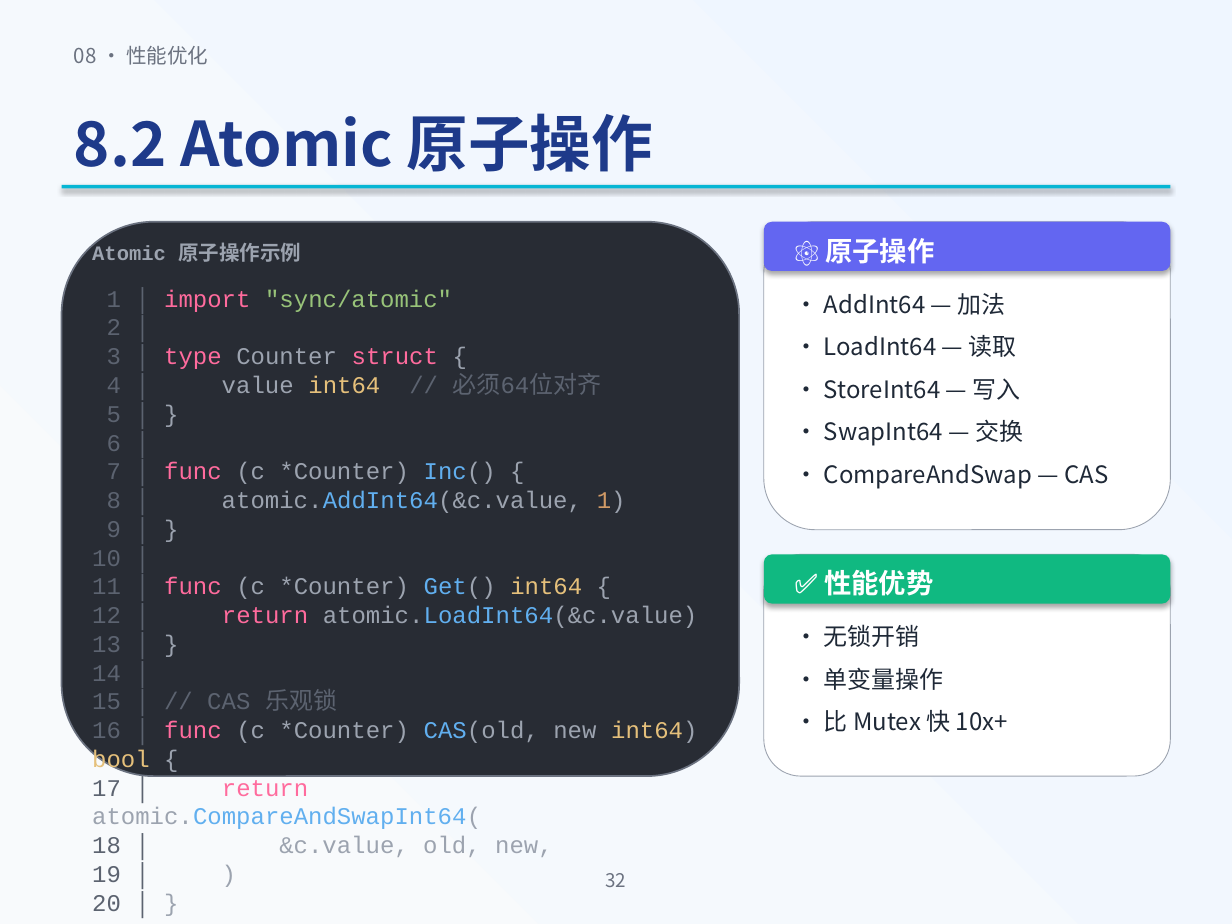
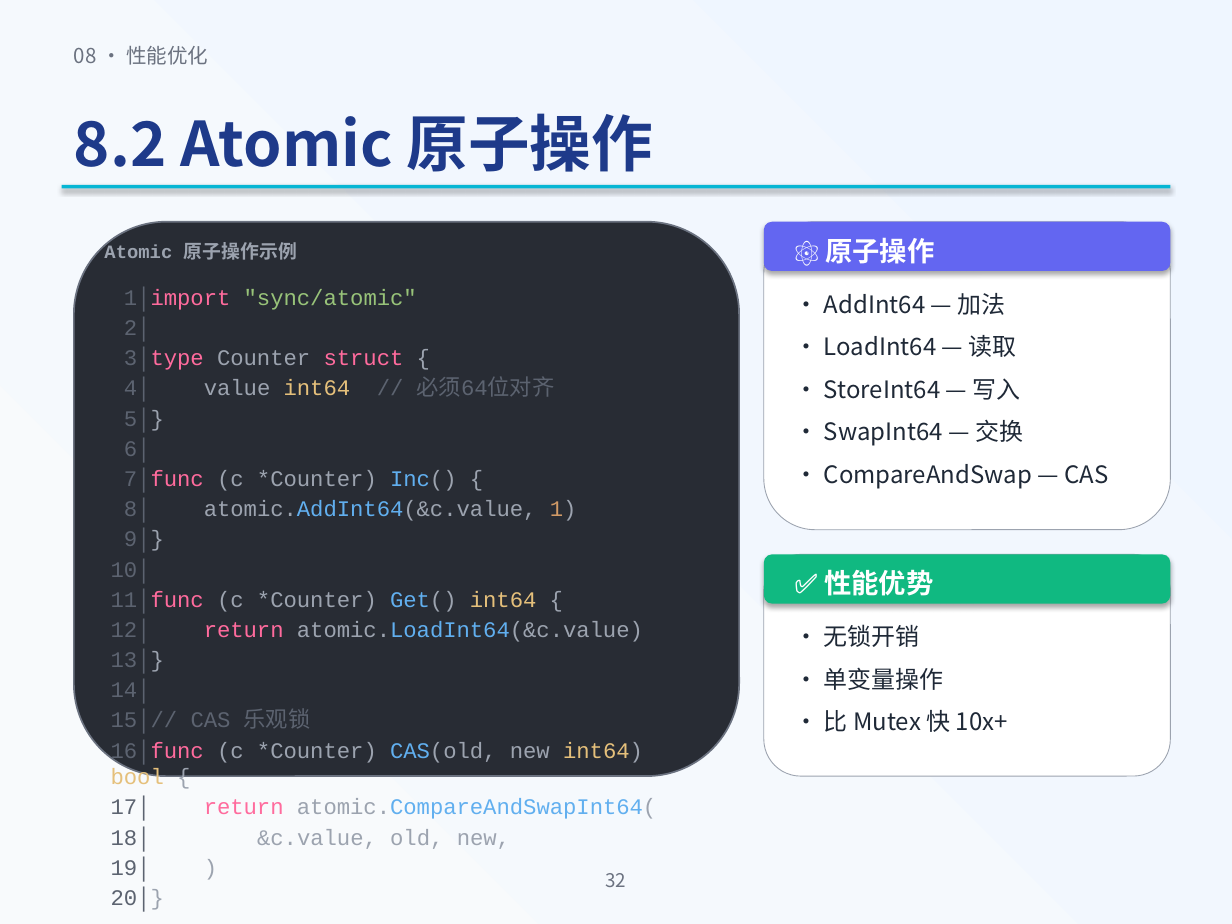
Before and after one commit to baiwangea/go-study, a slide deck: slide 25 of 03-go-concurrency/Go并发编程课程.pptx. Drawn at 1232x924 pixels with LibreOffice and Linux fonts; fonts in the diff are those of the drawing. Boxes give left, top, right and bottom in pixels: in the first picture for what was removed or moved away, otherwise in the second. Text is boxed around its words. In the diff, an @@ line names an element or a change of style, - is before the commit and + after.

```diff
--- a/03-go-concurrency/Go并发编程课程.pptx
+++ b/03-go-concurrency/Go并发编程课程.pptx
@@ rounded rectangle: place and size @@
-rounded rectangle at [62, 222, 739, 776]
+rounded rectangle at [74, 222, 739, 776]
@@ text "Atomic 原子操作示例": place and size @@
-text "Atomic 原子操作示例" at [92, 242, 301, 262]
+text "Atomic 原子操作示例" at [104, 242, 297, 260]
@@ text "Atomic 原子操作示例" at [104, 242, 297, 260]: size 12 to 11 pt @@
@@ text at [111, 289, 656, 912]: text changed; size 14 to 13 pt @@
-1 │ import "sync/atomic"
-2 │
-3 │ type Counter struct {
-4 │ value int64 // 必须64位对齐
-5 │ }
-6 │
-7 │ func (c *Counter) Inc() {
-8 │ atomic.AddInt64(&c.value, 1)
-9 │ }
-10 │
-11 │ func (c *Counter) Get() int64 {
-12 │ return atomic.LoadInt64(&c.value)
-13 │ }
-14 │
-15 │ // CAS 乐观锁
-16 │ func (c *Counter) CAS(old, new int64) bool {
-17 │ return atomic.CompareAndSwapInt64(
-18 │ &c.value, old, new,
-19 │ )
-20 │ }
+1│import "sync/atomic"
+2│
+3│type Counter struct {
+4│ value int64 // 必须64位对齐
+5│}
+6│
+7│func (c *Counter) Inc() {
+8│ atomic.AddInt64(&c.value, 1)
+9│}
+10│
+11│func (c *Counter) Get() int64 {
+12│ return atomic.LoadInt64(&c.value)
+13│}
+14│
+15│// CAS 乐观锁
+16│func (c *Counter) CAS(old, new int64) bool {
+17│ return atomic.CompareAndSwapInt64(
+18│ &c.value, old, new,
+19│ )
+20│}
```
Also in this commit, not shown: 15 other slides changed, 1 other file.
